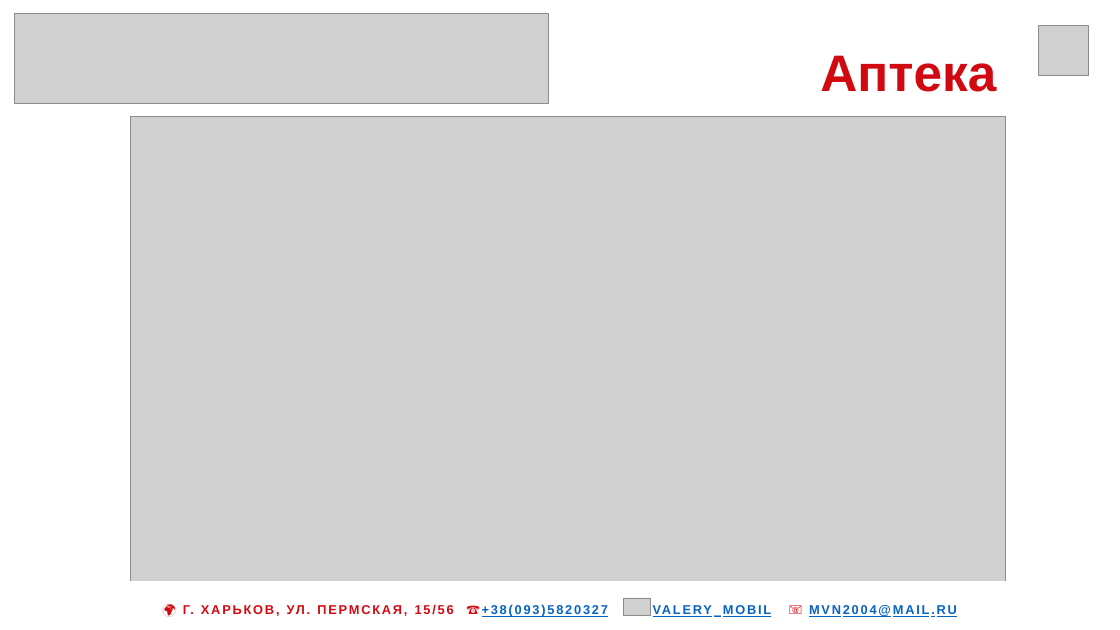
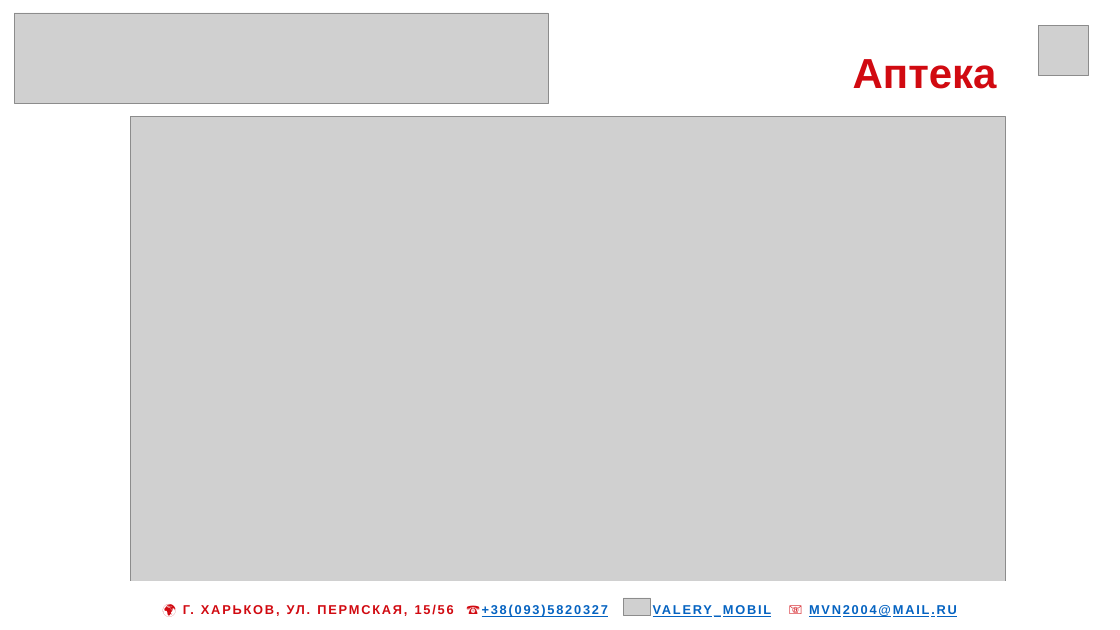
Before and after one commit to mvn2004/idp, a slide deck: slide 4 of files/Development1CMedstar.pptx. Drawn at 1120x630 pixels with LibreOffice and Linux fonts; fonts in the diff are those of the drawing; grey boxes stand for pictures. Boxes give left, top, right and bottom in pixels: in the first picture for what was removed or moved away, otherwise in the second. Text is boxed around its words. In the diff, an @@ line names an element or a change of style, - is before the commit and + after.

```diff
--- a/files/Development1CMedstar.pptx
+++ b/files/Development1CMedstar.pptx
@@ title "Аптека" at (853,59,997,89): size 44 to 36 pt @@
```
Also in this commit, not shown: 1 other slide changed.
